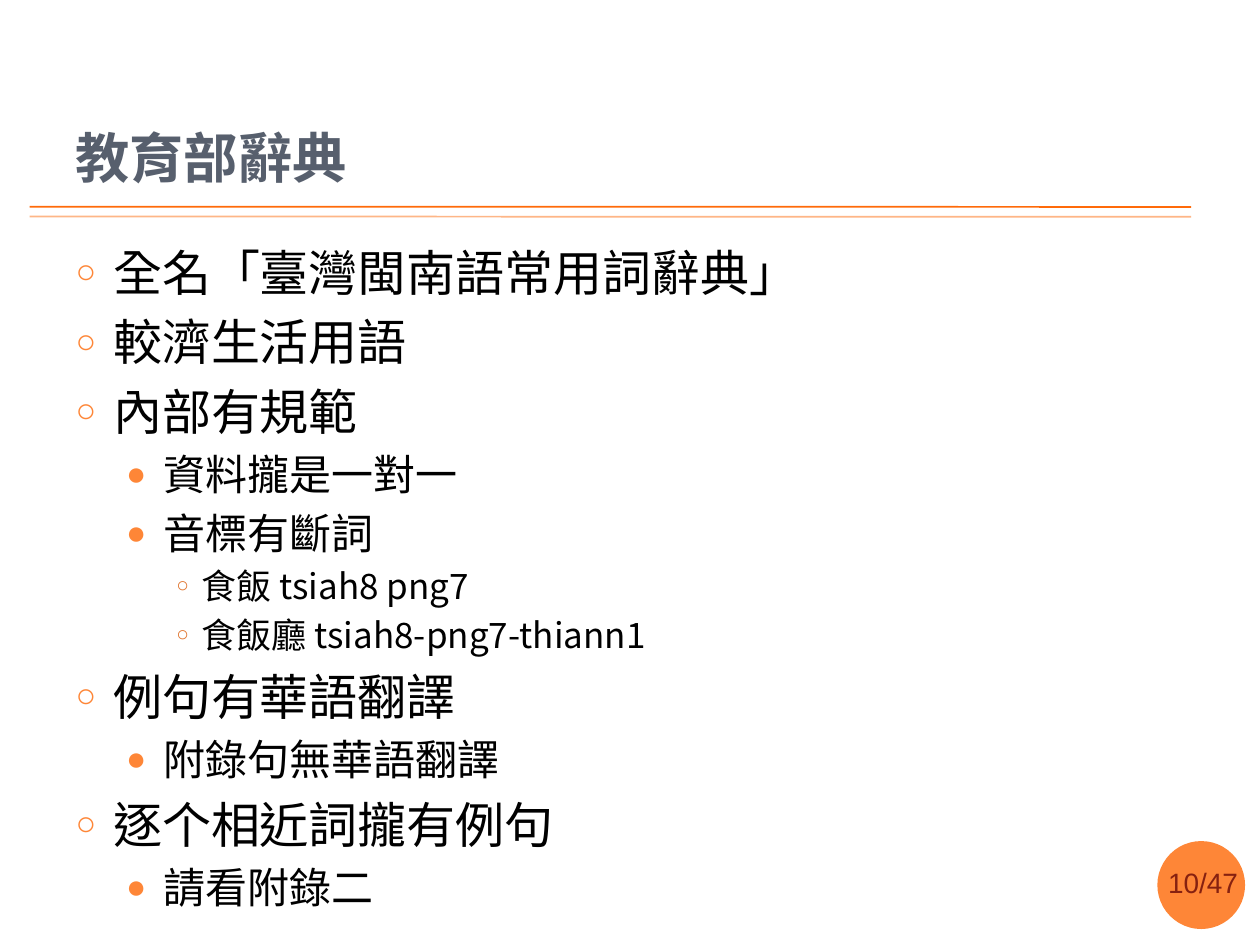
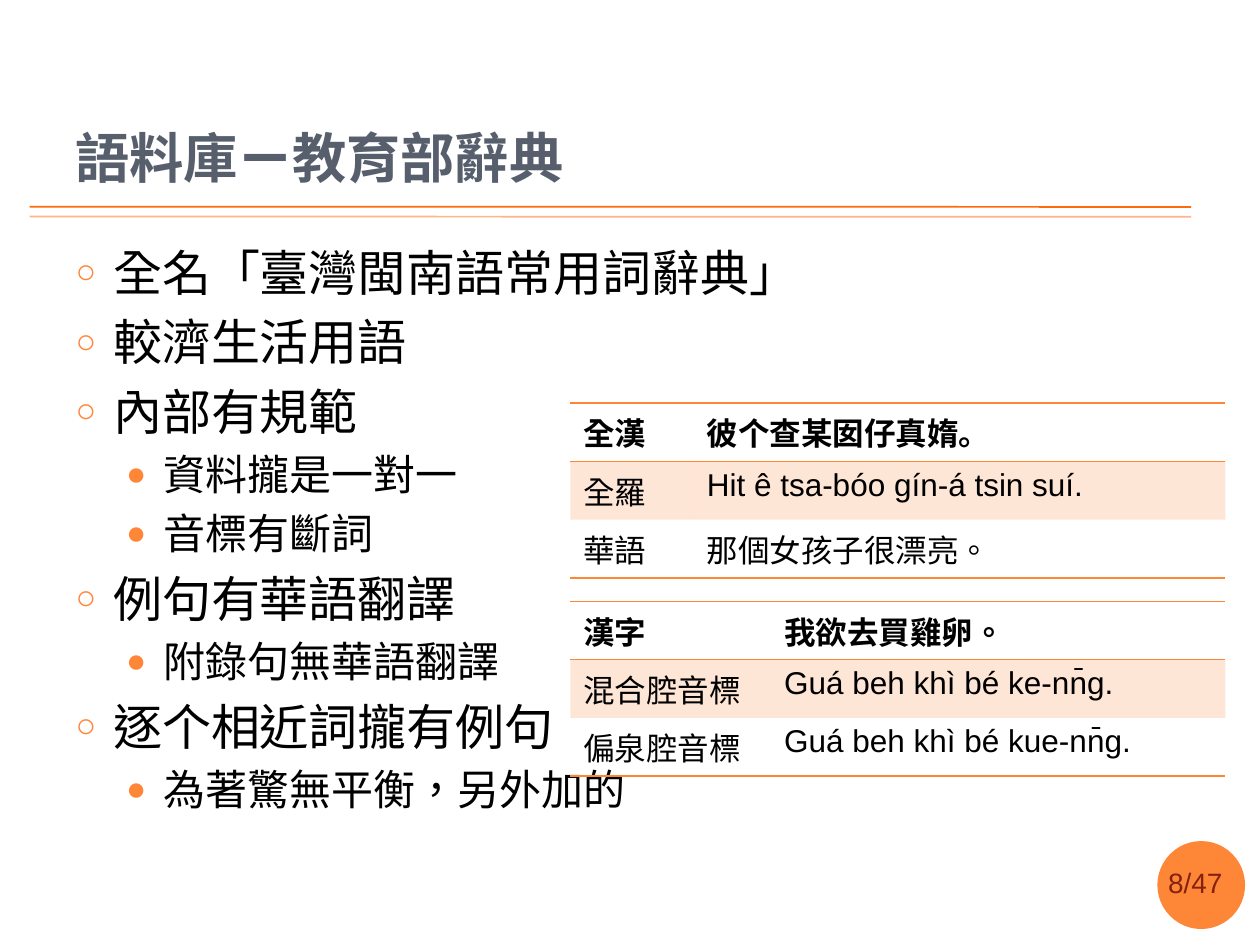
Before and after one commit to sih4sing5hong5/po3-ko3_tau5-iann2-phinn3, a slide deck: slide 8 of 翻譯報告.pptx (slide 10 before the commit). Drawn at 1260x945 pixels with LibreOffice and Linux fonts; fonts in the diff are those of the drawing; background and template pictures are left out. Boxes give left, top, right and bottom in pixels: in the first picture for what was removed or moved away, otherwise in the second. Text is boxed around its words. In the diff, an @@ line names an element or a change of style, - is before the commit and + after.

Commit message:
語料部份整理好矣 丞宏

```diff
--- a/翻譯報告.pptx
+++ b/翻譯報告.pptx
@@ title at (75,131,563,183): text changed @@
-教育部辭典
+語料庫ㄧ教育部辭典
@@ table added at (571,403,1226,569), 3 rows, 2 columns @@
+全漢 | 彼个查某囡仔真媠。
+全羅 | Hit ê tsa-bóo gín-á tsin suí.
+華語 | 那個女孩子很漂亮。
@@ text at (202,569,646,657): paragraphs removed @@
-    ○ 食飯 tsiah8 png7
-    ○ 食飯廳 tsiah8-png7-thiann1
@@ table added at (571,601,1226,767), 3 rows, 2 columns @@
+漢字 | 我欲去買雞卵。
+混合腔音標 | Guá beh khì bé ke-nn̄g.
+偏泉腔音標 | Guá beh khì bé kue-nn̄g.
@@ text at (164,769,626,809): text changed @@
-  ● 請看附錄二
+  ● 為著驚無平衡，另外加的
@@ page number at (1168,873,1222,893): text changed @@
-10/47
+8/47
```
Also in this commit, not shown: 8 other slides changed, 2 slides added, 2 slides removed.
